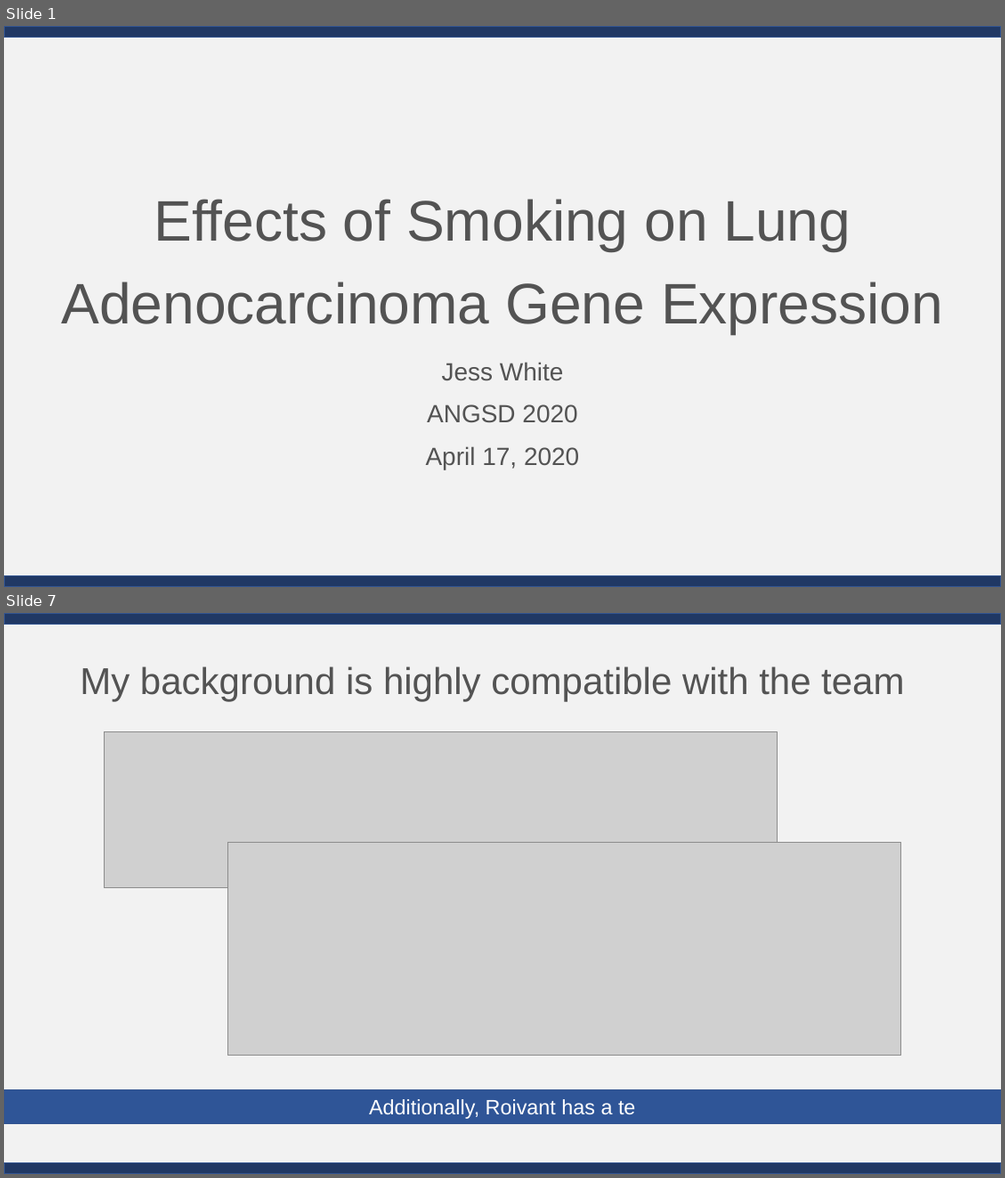
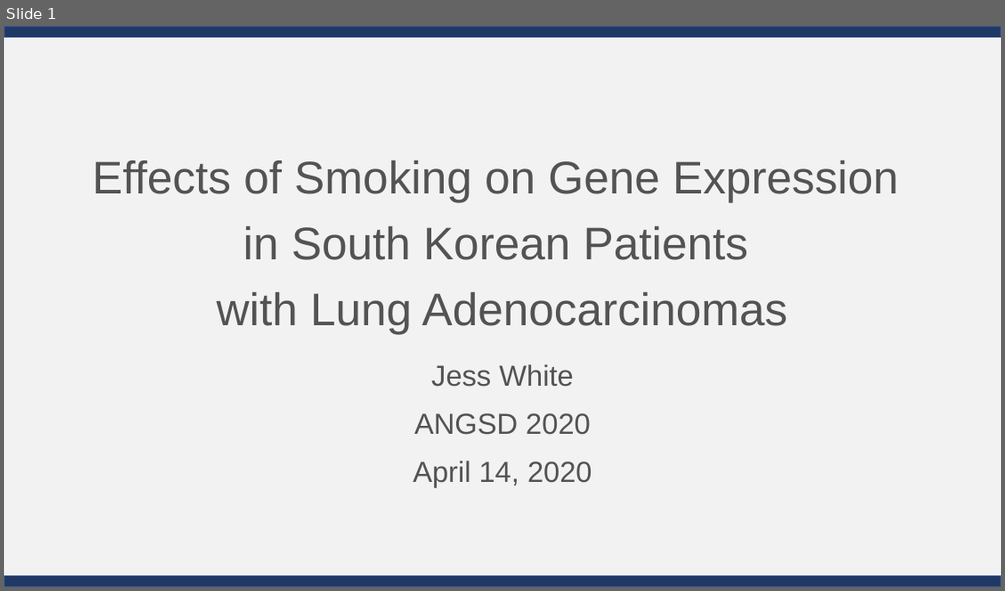
Before and after one commit to jessicaw9910/ANGSD, a slide deck: White_Final Presentation_2020.04.13.pptx. Shown one above the other, each under a label of ours: slides 1 and 7 before the commit, slide 1 after it; the slides between them are not shown. The pictures are 1005x1178 and 1005x591 pixels, drawn with LibreOffice and Linux fonts; fonts in the diff are those of the drawing; grey boxes stand for pictures. Boxes give left, top, right and bottom in pixels: in the first picture for what was removed or moved away, otherwise in the second. Text is boxed around its words. In the diff, an @@ line names an element or a change of style, - is before the commit and + after.

```diff
--- a/White_Final Presentation_2020.04.13.pptx
+++ b/White_Final Presentation_2020.04.13.pptx
@@ slide 7 removed at box(4, 613, 1001, 1174), background #FFFFFF; not listed: 3 template elements that a slide beside it also shows @@
@@ title removed at box(80, 666, 904, 701) @@
-My background is highly compatible with the team
@@ picture removed at box(105, 732, 777, 888) @@
@@ picture removed at box(228, 843, 901, 1055) @@
@@ rectangle removed at box(4, 1089, 1001, 1124) @@
-Additionally, Roivant has a te
@@ slide 1 changed as well @@
@@ title at box(92, 160, 898, 334): text changed; size 55 to 44 pt @@
-Effects of Smoking on Lung Adenocarcinoma Gene Expression
+Effects of Smoking on Gene Expression
+in South Korean Patients
+with Lung Adenocarcinomas
@@ subtitle at box(414, 364, 591, 435): size 24 to 28 pt in "Jess White", "ANGSD 2020" @@
@@ subtitle at box(413, 460, 592, 487): text changed; size 24 to 28 pt @@
-April 17, 2020
+April 14, 2020
```
Also in this commit, not shown: 6 slides added, 6 other slides removed, 12 other files.
